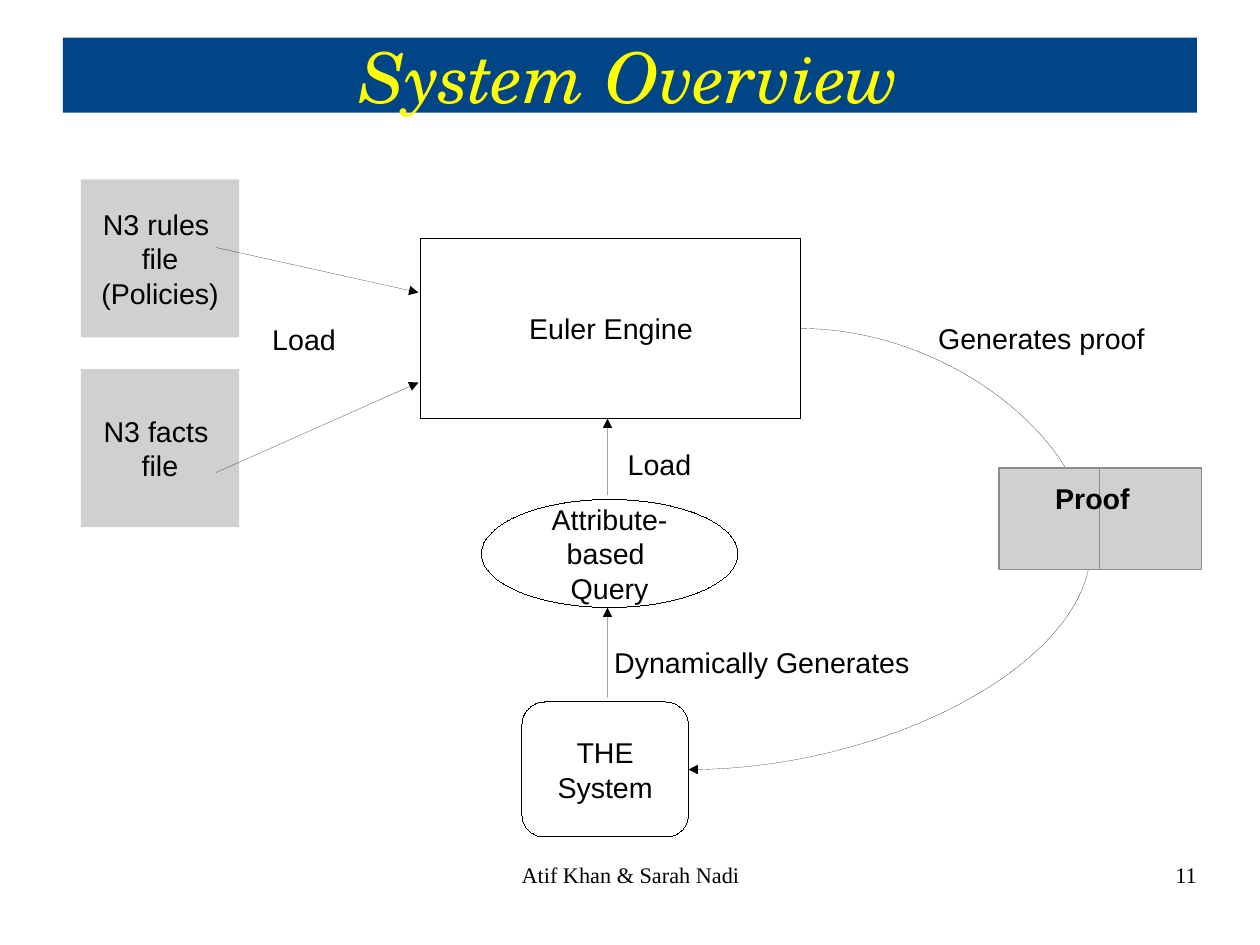
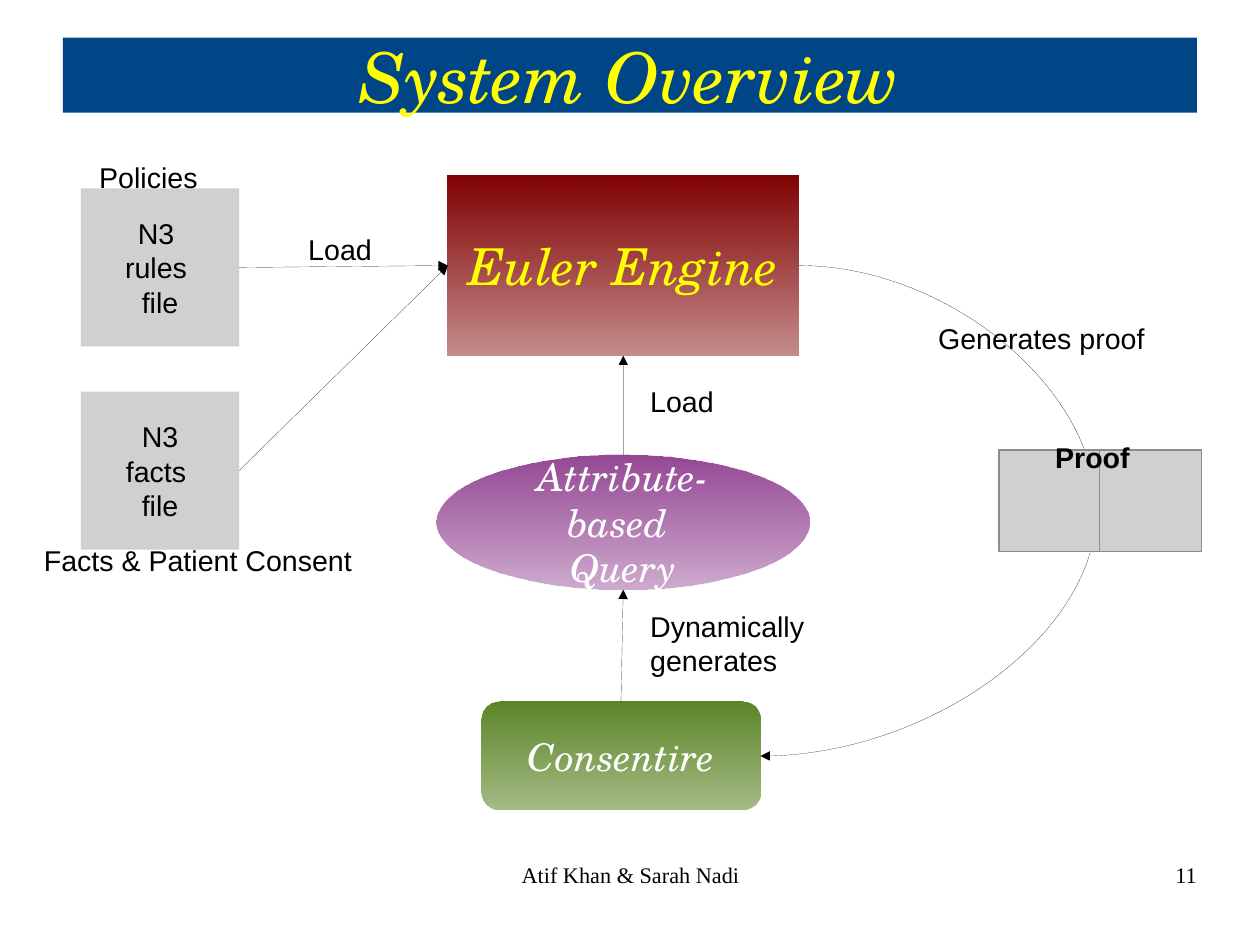
Before and after one commit to snadi/cs898proj, a slide deck: slide 11 of cs898proj/Presentation/CS898ProjPresentation.odp. Drawn at 1260x945 pixels with LibreOffice and Linux fonts; fonts in the diff are those of the drawing; grey boxes stand for pictures. Boxes give left, top, right and bottom in pixels: in the first picture for what was removed or moved away, otherwise in the second. Text is boxed around its words. In the diff, an @@ line names an element or a change of style, - is before the commit and + after.

```diff
--- a/cs898proj/Presentation/CS898ProjPresentation.odp
+++ b/cs898proj/Presentation/CS898ProjPresentation.odp
@@ text added at [99,167,197,189], 18 pt, text #000000 @@
+Policies
@@ rectangle "Euler Engine": place and size @@
-rectangle "Euler Engine" at [421,239,800,418]
+rectangle "Euler Engine" at [448,176,799,356]
@@ rectangle "Euler Engine" at [448,176,799,356]: size 18 to 32 pt, font Arial to TeX Gyre Schola, text colour #000000 to #FFFF00, italic on; fill #FFFFFF to gradient #800000; outline #000000 0 pt to none @@
@@ picture "N3 rules": place and size @@
-picture "N3 rules" at [81,180,239,337]
+picture "N3 rules" at [81,189,239,346]
@@ text "Load": place and size @@
-text "Load" at [272,329,336,351]
+text "Load" at [308,239,372,261]
@@ arrow moved from (216, 248) - (418, 293) to (239, 268) - (448, 265) @@
@@ arrow moved from (216, 472) - (418, 383) to (239, 471) - (448, 265) @@
@@ curved arrow moved from (802, 328) - (688, 769) to (799, 265) - (760, 756) @@
@@ text in picture at [101,283,218,309]: paragraph removed @@
-(Policies)
@@ arrow moved from (607, 697) - (607, 607) to (623, 455) - (623, 356) @@
@@ text "Load": place and size @@
-text "Load" at [628,454,692,476]
+text "Load" at [650,391,714,413]
@@ picture "N3 facts": place and size @@
-picture "N3 facts" at [81,369,239,527]
+picture "N3 facts" at [81,392,239,550]
@@ text "Proof": place and size @@
-text "Proof" at [1055,486,1130,514]
+text "Proof" at [1055,446,1130,474]
@@ ellipse "Attribute-based": place and size @@
-ellipse "Attribute-based" at [481,500,737,607]
+ellipse "Attribute-based" at [437,455,811,590]
@@ ellipse "Attribute-based" at [437,455,811,590]: size 18 to 24 pt, font Arial to TeX Gyre Schola, text colour #000000 to #FFFFFF, italic on; fill #FFFFFF to gradient #944794; outline #000000 0 pt to none @@
@@ picture: place and size @@
-picture at [999,468,1101,569]
+picture at [999,450,1101,552]
@@ picture: place and size @@
-picture at [1100,468,1202,569]
+picture at [1100,450,1202,552]
@@ text added at [44,550,351,572], 18 pt, text #000000 @@
+Facts & Patient Consent
@@ arrow moved from (607, 495) - (607, 418) to (621, 702) - (623, 590) @@
@@ text at [650,616,804,677]: text changed @@
-Dynamically Generates
+Dynamically
+generates
@@ rounded rectangle "Consentire": place and size @@
-rounded rectangle "Consentire" at [523,702,689,837]
+rounded rectangle "Consentire" at [481,702,760,810]
@@ rounded rectangle "Consentire" at [481,702,760,810]: fill #FFFFFF to gradient #5C8526; outline #000000 0 pt to none @@
@@ text in rounded rectangle at [528,743,715,772]: text changed; size 18 to 24 pt; font Arial to TeX Gyre Schola; text colour #000000 to #FFFFFF; italic on @@
-THE
-System
+Consentire
```
Also in this commit, not shown: 3 other slides changed.
